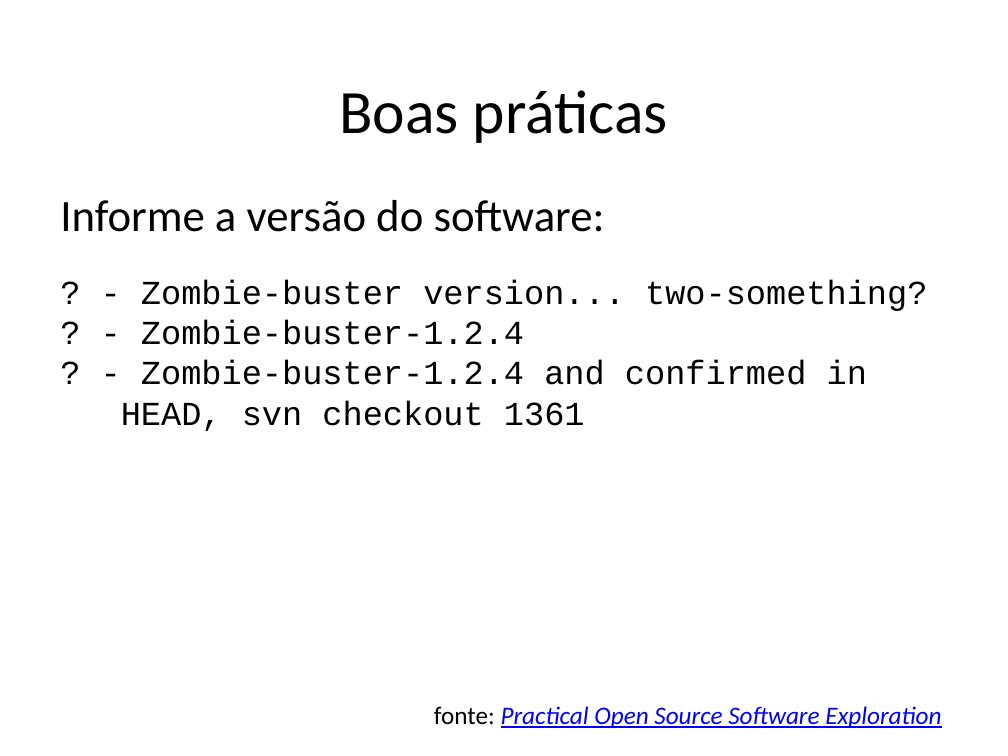
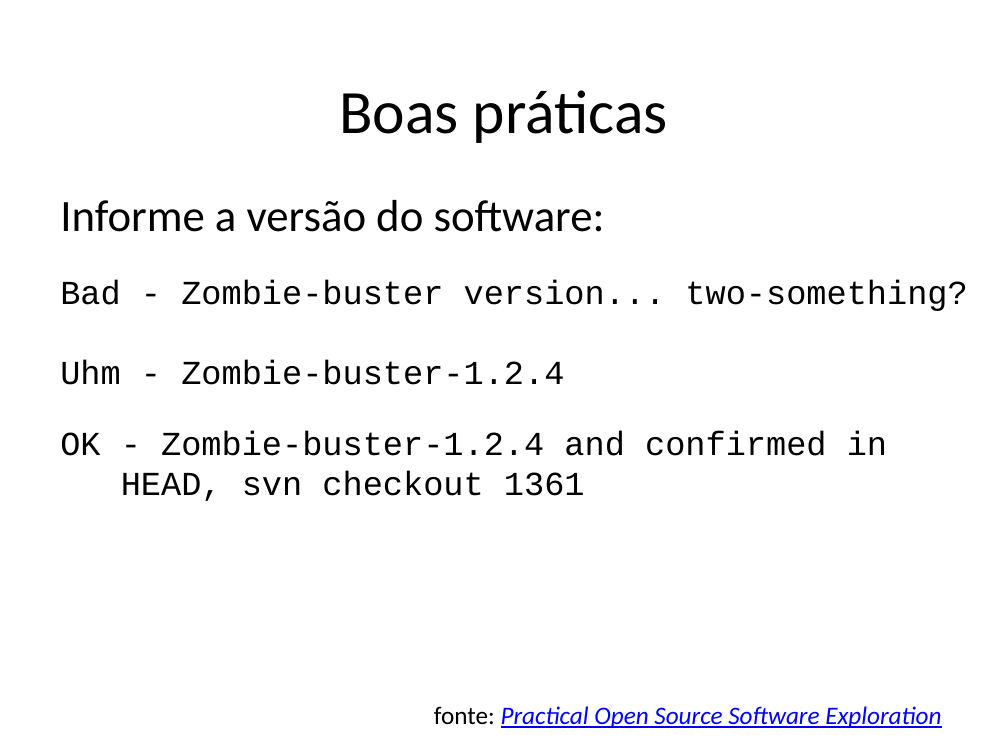
Before and after one commit to STAR-RG/testing-cin, a slide deck: slide 28 of slides.pptx (slide 27 before the commit). Drawn at 1008x756 pixels with LibreOffice and Linux fonts; fonts in the diff are those of the drawing. Boxes give left, top, right and bottom in pixels: in the first picture for what was removed or moved away, otherwise in the second. Text is boxed around its words. In the diff, an @@ line names an element or a change of style, - is before the commit and + after.

```diff
--- a/slides.pptx
+++ b/slides.pptx
@@ text at bbox=[60, 279, 967, 456]: text changed @@
-? - Zombie-buster version... two-something?
-? - Zombie-buster-1.2.4
-? - Zombie-buster-1.2.4 and confirmed in
+Bad - Zombie-buster version... two-something?
+Uhm - Zombie-buster-1.2.4
+OK - Zombie-buster-1.2.4 and confirmed in
```
Also in this commit, not shown: 8 other slides changed, 3 slides added, 3 slides removed.
